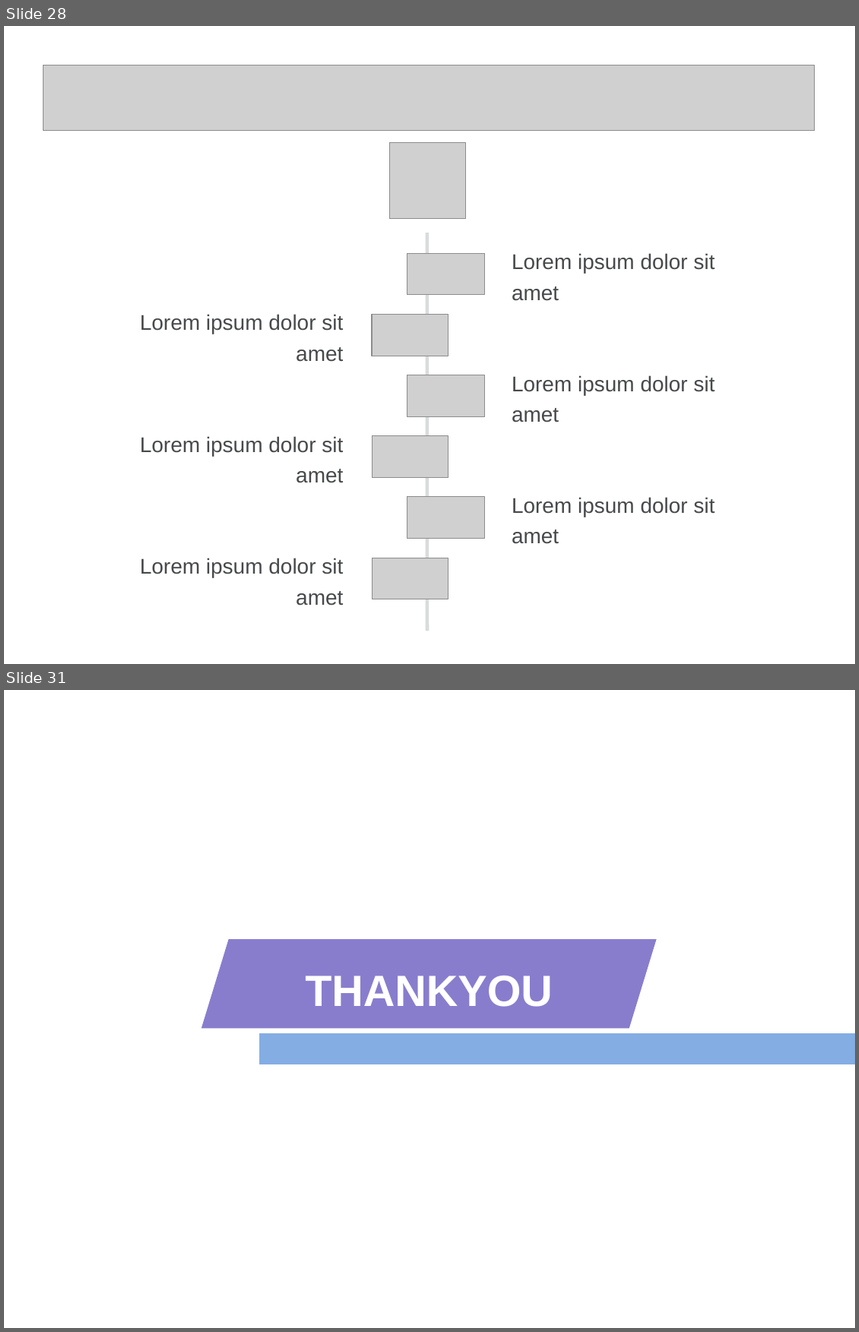
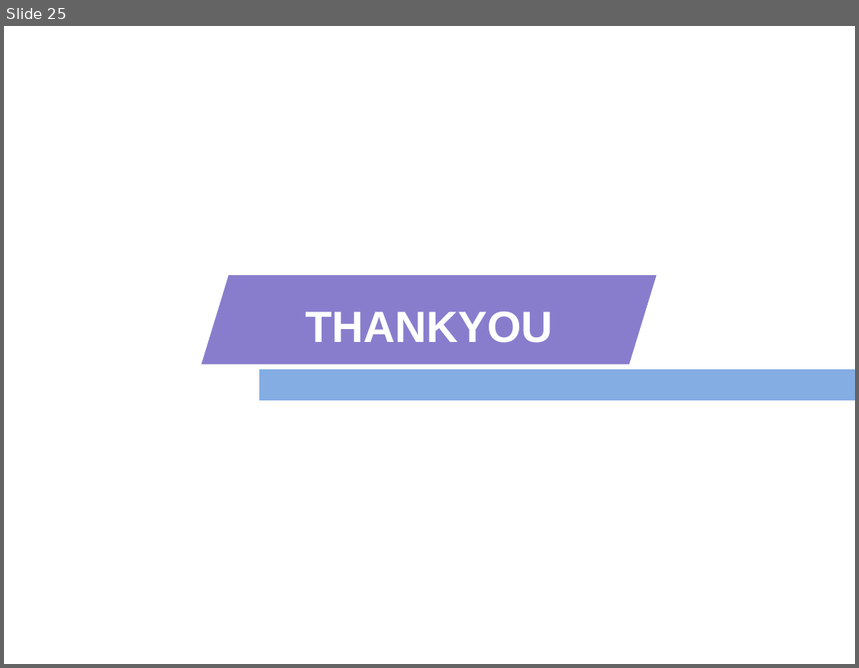
Before and after one commit to fengqiang111/evolution_plan, a slide deck: cv/2-图像形成.ppt. Shown one above the other, each under a label of ours: slides 28 and 31 before the commit, slide 25 after it; the slides between them are not shown. The pictures are 859x1332 and 859x668 pixels, drawn with LibreOffice and Linux fonts; fonts in the diff are those of the drawing; grey boxes stand for pictures; background and template pictures are left out. Boxes give left, top, right and bottom in pixels: in the first picture for what was removed or moved away, otherwise in the second. Text is boxed around its words. In the diff, an @@ line names an element or a change of style, - is before the commit and + after.

Commit message:
modified

```diff
--- a/cv/2-图像形成.ppt
+++ b/cv/2-图像形成.ppt
@@ slide 28 removed at (x1=4, y1=26, x2=855, y2=664), background #FFFFFF @@
@@ picture removed at (x1=44, y1=66, x2=815, y2=130) @@
@@ rectangle removed at (x1=4, y1=153, x2=855, y2=664) @@
@@ picture removed at (x1=389, y1=142, x2=466, y2=218) @@
@@ picture removed at (x1=407, y1=253, x2=484, y2=295) @@
@@ line removed from (427, 233) to (427, 631) @@
@@ text removed at (x1=512, y1=253, x2=715, y2=301) @@
-Lorem ipsum dolor sit amet
@@ text removed at (x1=140, y1=314, x2=343, y2=362) @@
-Lorem ipsum dolor sit amet
@@ picture removed at (x1=372, y1=315, x2=449, y2=357) @@
@@ picture removed at (x1=407, y1=375, x2=484, y2=417) @@
@@ text removed at (x1=512, y1=376, x2=715, y2=423) @@
-Lorem ipsum dolor sit amet
@@ text removed at (x1=140, y1=436, x2=343, y2=484) @@
-Lorem ipsum dolor sit amet
@@ picture removed at (x1=372, y1=436, x2=449, y2=478) @@
@@ picture removed at (x1=407, y1=496, x2=484, y2=538) @@
@@ text removed at (x1=512, y1=497, x2=715, y2=544) @@
-Lorem ipsum dolor sit amet
@@ text removed at (x1=140, y1=558, x2=343, y2=606) @@
-Lorem ipsum dolor sit amet
@@ picture removed at (x1=372, y1=558, x2=449, y2=600) @@
@@ what was slide 31 is now slide 25 @@
```
Also in this commit, not shown: 24 slides added, 29 other slides removed.
